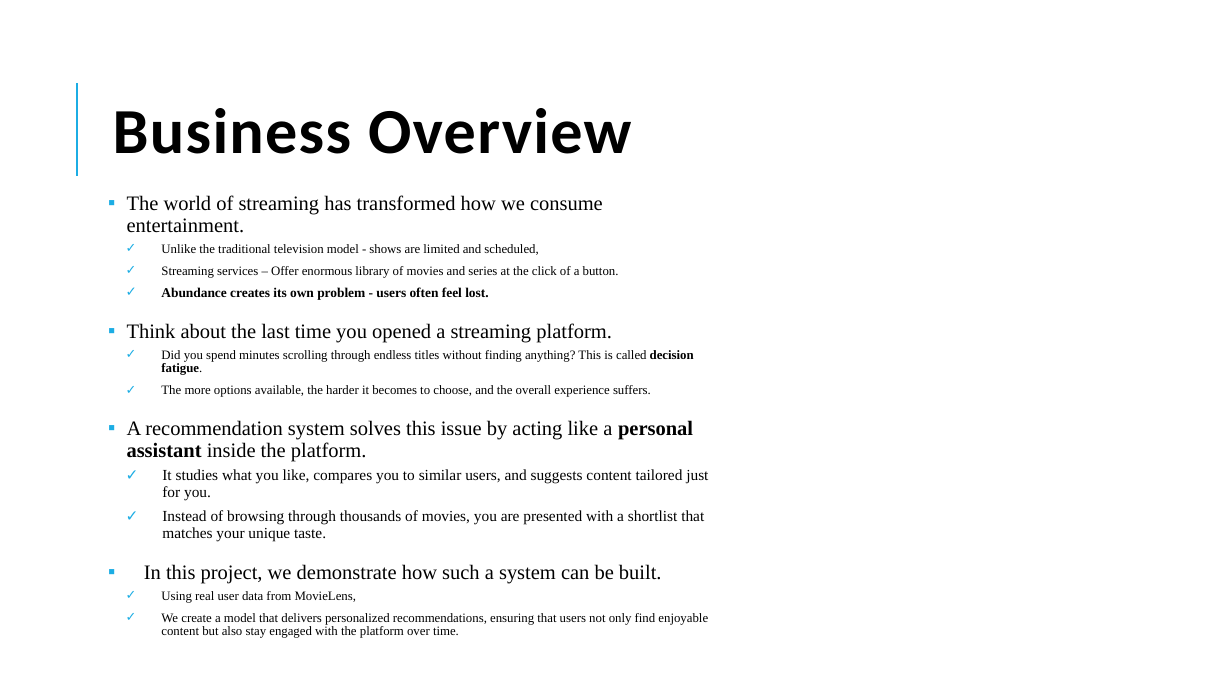
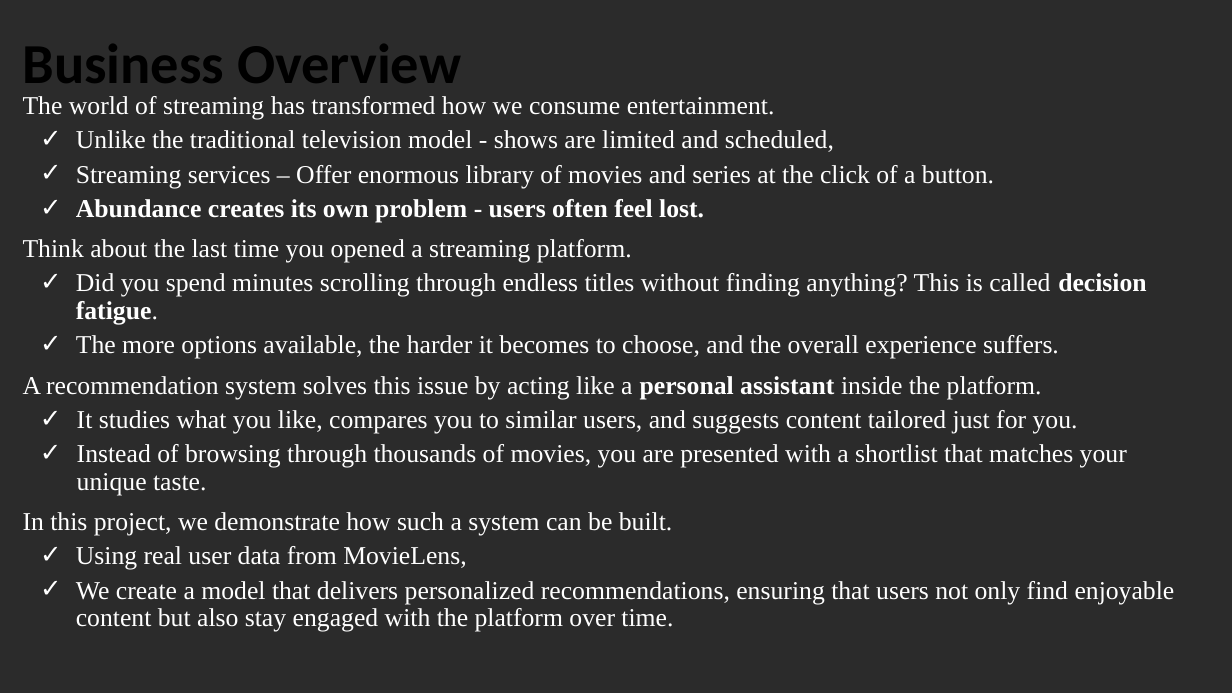
Before and after one commit to H-Rumenya/Group_2_P4_Project, a slide deck: slide 2 of Non-Technical Presentation.pptx. Drawn at 1232x693 pixels with LibreOffice and Linux fonts; fonts in the diff are those of the drawing; background and template pictures are left out; a plain dark background stands for a picture behind light text. Boxes give left, top, right and bottom in pixels: in the first picture for what was removed or moved away, otherwise in the second. Text is boxed around its words. In the diff, an @@ line names an element or a change of style, - is before the commit and + after.

Commit message:
Project Non-Technical description

```diff
--- a/Non-Technical Presentation.pptx
+++ b/Non-Technical Presentation.pptx
@@ title "Business Overview": place and size @@
-title "Business Overview" at [113, 108, 631, 154]
+title "Business Overview" at [23, 44, 461, 97]
@@ title "Business Overview" at [23, 44, 461, 97]: size 50 to 44 pt, letter spacing 1 to 0 pt; line spacing 0.8 to 0.9 @@
@@ text "The world of streaming has ...": place and size @@
-text "The world of streaming has ..." at [127, 195, 708, 638]
+text "The world of streaming has ..." at [23, 96, 1175, 632]
@@ text "The world of streaming has ..." at [23, 96, 1175, 632]: size 16 to 20 pt in "The world of streaming has transformed how ...", "Think about the last time you opened ...", "A recommendation system solves this issue by ...", "In this project, we demonstrate how such ..."; text colour #000000 to #FFFFFF; size 10 to 20 pt in "Unlike the traditional television model - shows ...", "Streaming services – Offer enormous library of ...", "Did you spend minutes scrolling through endless ...", "The more options available, the harder it ..." and 2 more places; size 10.5 to 20 pt in "Abundance creates its own problem - users ..."; size 12 to 20 pt in "It studies what you like, compares you ...", "Instead of browsing through thousands of movies, ..."; bullet ▪ to none; less space between paragraphs @@
@@ line removed from (77, 176) to (77, 83) @@
```
Also in this commit, not shown: 6 other slides changed, 4 slides added, 1 slide removed.
